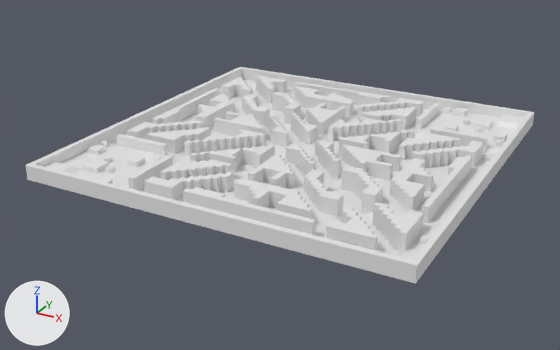
The FBX model Assets/Models/Map.fbx as it was, and as the next commit left it.
The view is the same before and after, from a 50 mm camera at (453.0, -886.0, 398.0) aimed at (-19.0, -29.0, -30.0). Lighting does not change. The marker at lower left points along +X, +Y and +Z. Where no turn or scale is listed for an object, it has been applied to the vertices. Vertices at the same position are counted once.
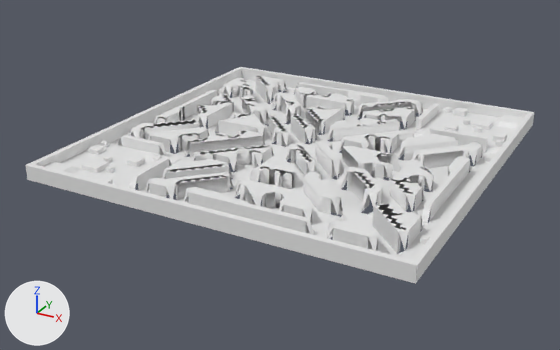
Changed parts and their boxes [x1, y1, x2, y2] in the pictures (560 x 350 px):
part 1 of me_plane, deleted
    before: [117, 75, 484, 254]

What changed in the scene script:
```text
Change me_plane:
    used by ob_plane; location = (0.0, 0.0, 0.0)
    remove me_plane.from_pydata(...)  # 4319 vertices, 3258 faces; spans x -256.0..256.0, y -256.0..256.0, z -6.0..20.0
    add me_plane.from_pydata(...)  # 4165 vertices, 3253 faces; spans x -256.0..256.0, y -256.0..256.0, z -6.0..20.0
    me_plane part 1: 154 vertices removed from x -224.0..224.0, y -224.0..224.0, z 20.0
```
